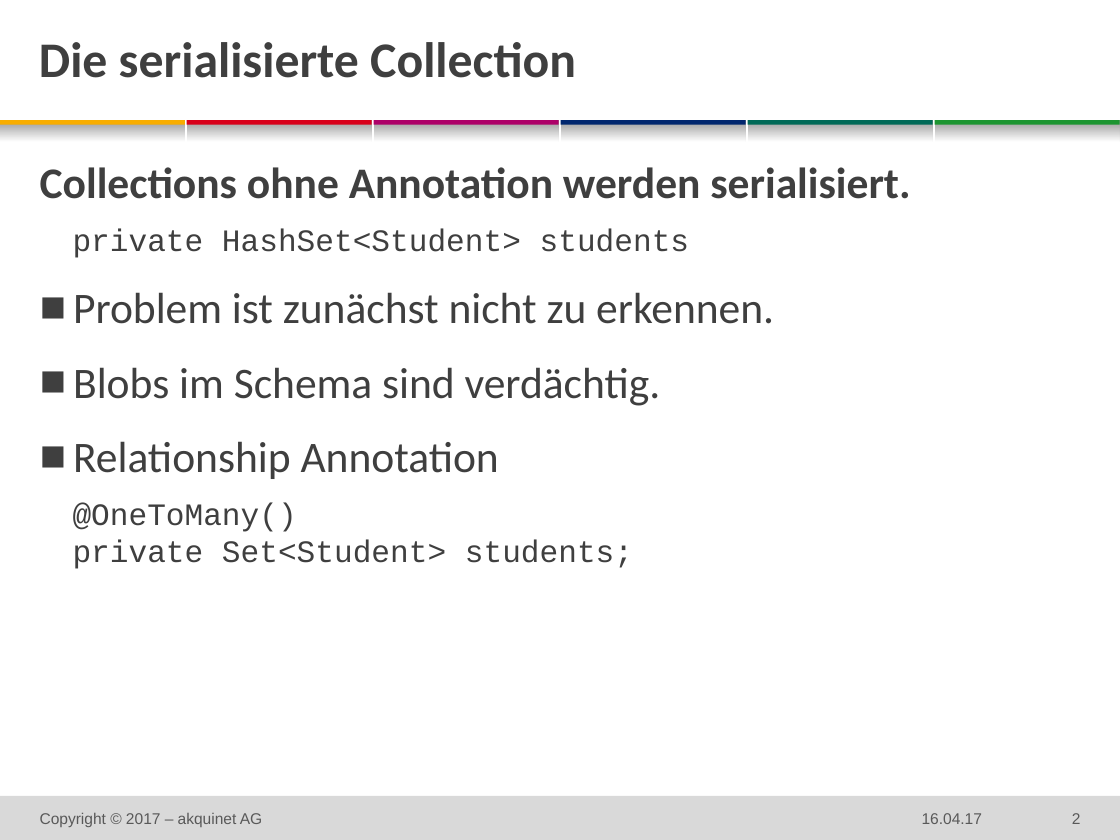
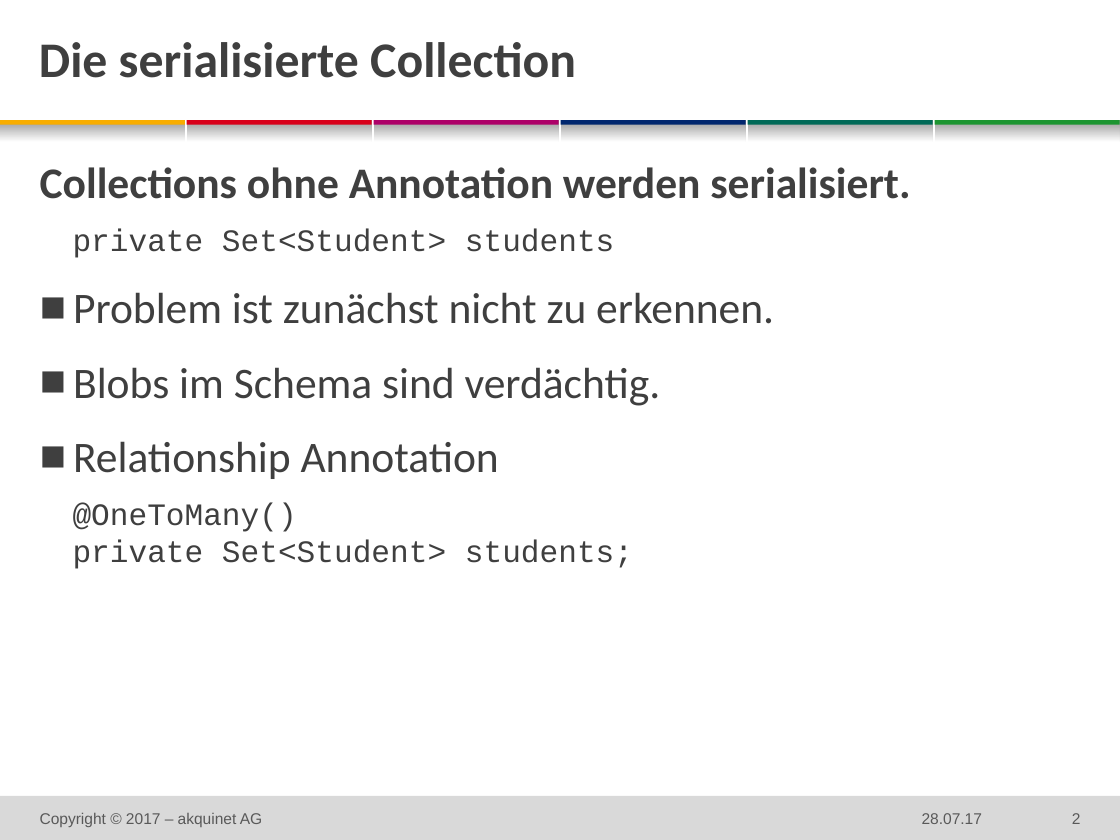
Before and after one commit to techatspree/jpapitfalls, a slide deck: slide 2 of 2016-xx-xx DF JPA Pitfalls.pptx. Drawn at 1120x840 pixels with LibreOffice and Linux fonts; fonts in the diff are those of the drawing; background and template pictures are left out. Boxes give left, top, right and bottom in pixels: in the first picture for what was removed or moved away, otherwise in the second. Text is boxed around its words. In the diff, an @@ line names an element or a change of style, - is before the commit and + after.

```diff
--- a/2016-xx-xx DF JPA Pitfalls.pptx
+++ b/2016-xx-xx DF JPA Pitfalls.pptx
@@ text at (73,228,614,258): text changed @@
-    private HashSet<Student> students
+    private Set<Student> students
@@ text at (922,813,982,824): text changed @@
-16.04.17
+28.07.17
```
Also in this commit, not shown: 16 other slides changed, 2 slides added.
